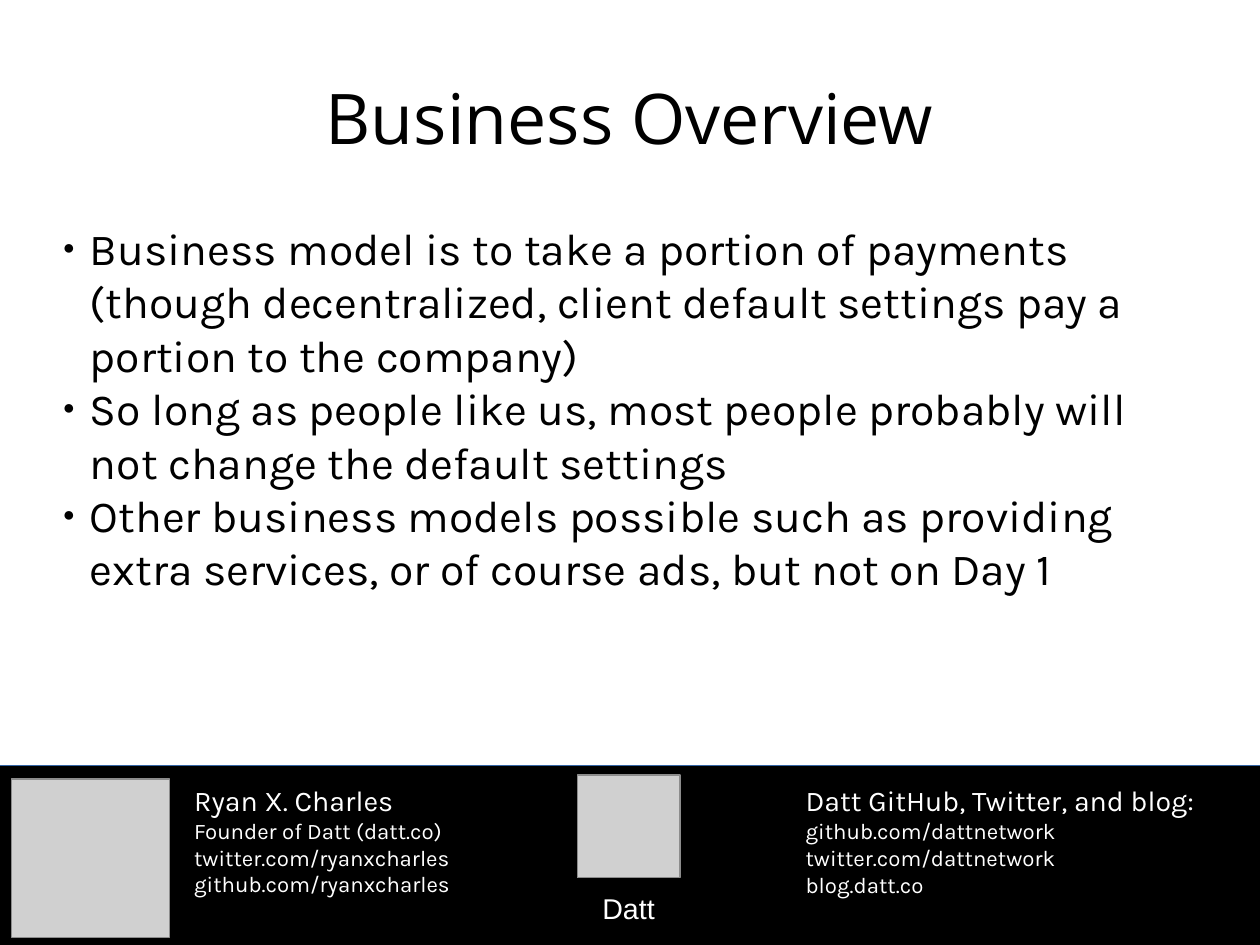
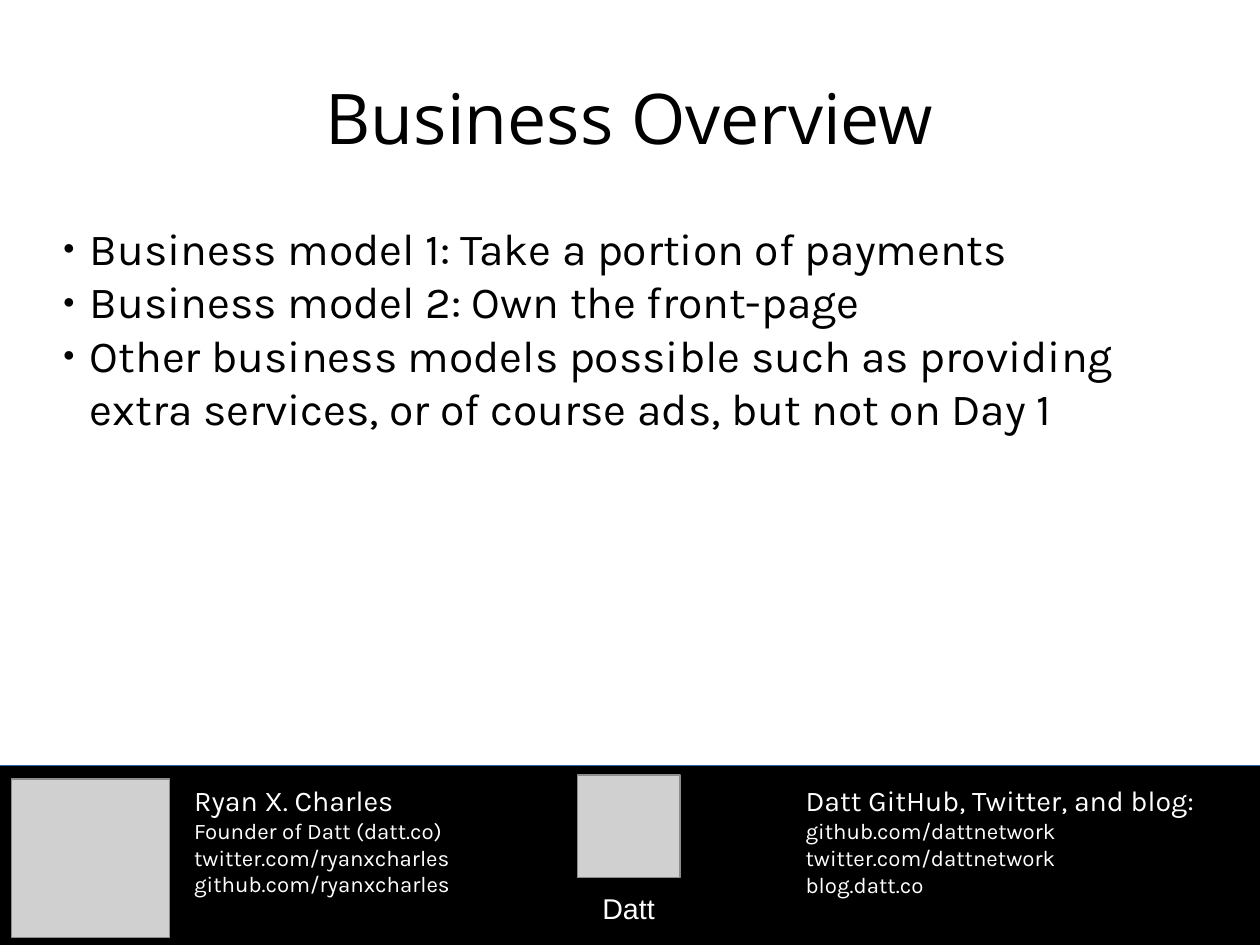
Before and after one commit to moneybutton/yours-core, a slide deck: slide 17 of archive/2015-11-02-blockchain-university-demo-night.odp. Drawn at 1260x945 pixels with LibreOffice and Linux fonts; fonts in the diff are those of the drawing; grey boxes stand for pictures. Boxes give left, top, right and bottom in pixels: in the first picture for what was removed or moved away, otherwise in the second. Text is boxed around its words. In the diff, an @@ line names an element or a change of style, - is before the commit and + after.

Commit message:
updated presentations

```diff
--- a/archive/2015-11-02-blockchain-university-demo-night.odp
+++ b/archive/2015-11-02-blockchain-university-demo-night.odp
@@ subtitle at box(90, 234, 1007, 329): text changed @@
-● Business model is to take a portion of payments (though decentralized, client default settings pay a portion to the company)
-● So long as people like us, most people probably will not change the default settings
+● Business model 1: Take a portion of payments
+● Business model 2: Own the front-page
```
Also in this commit, not shown: 1 other file.
